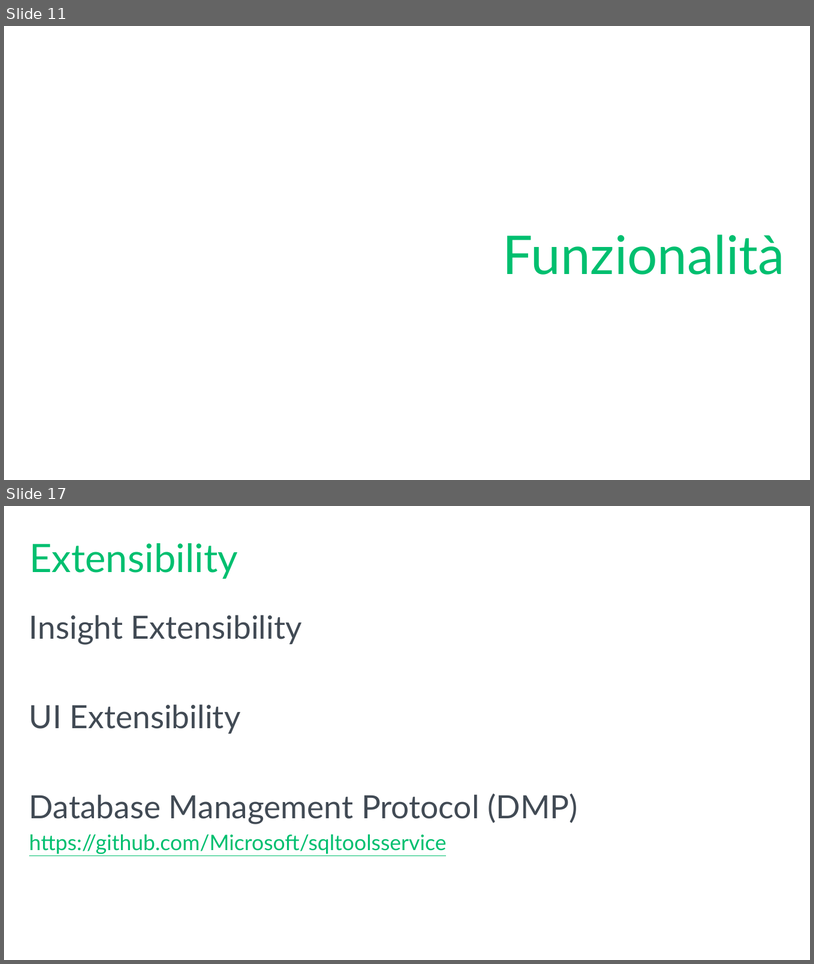
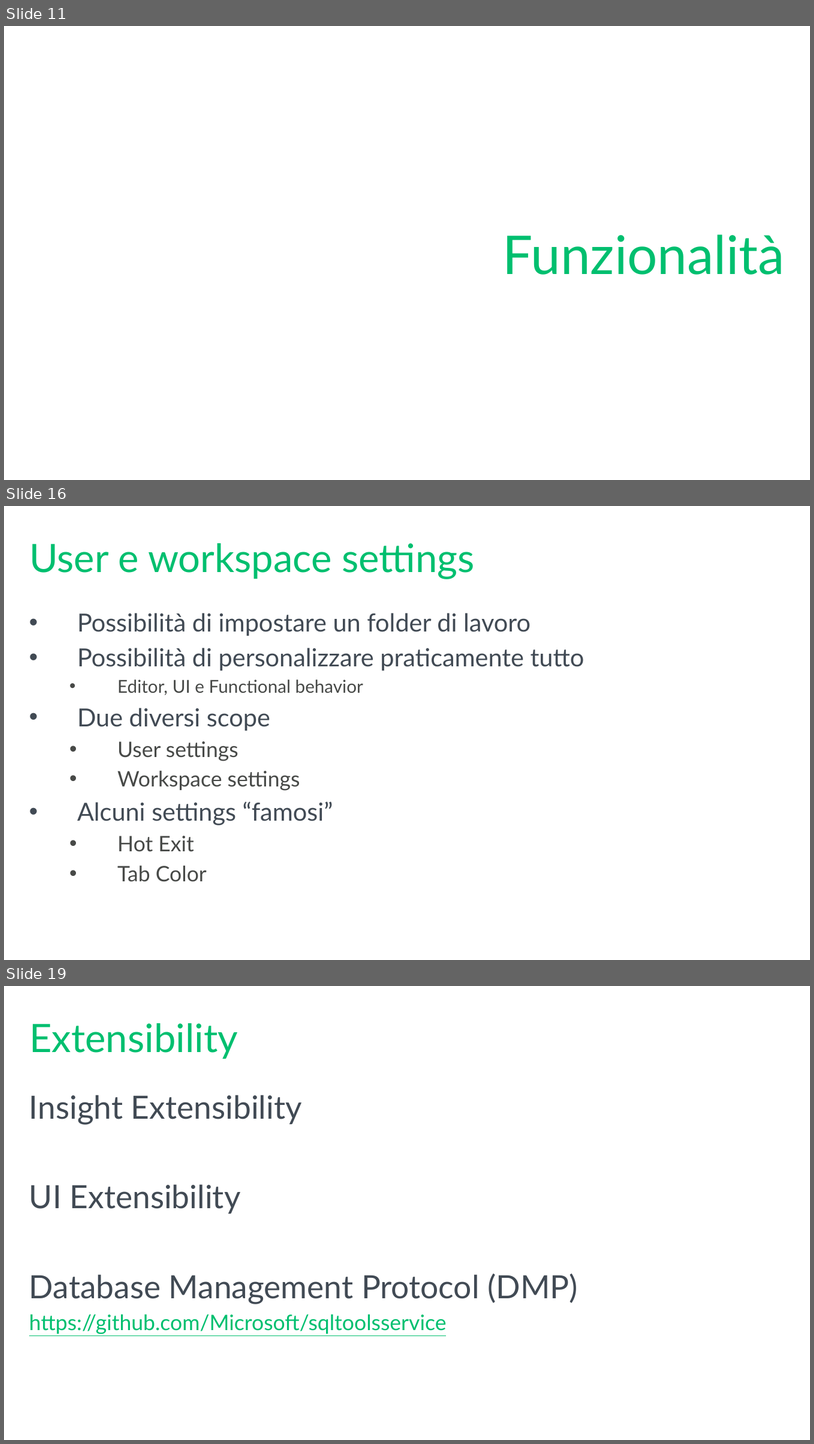
Before and after one commit to mrg3d/demo-opsstudio-repo, a slide deck: Introducing SQL Operations Studio.pptx. Shown one above the other, each under a label of ours: slides 11 and 17 before the commit, slides 11, 16 and 19 after it; the slides between them are not shown. The pictures are 814x964 and 814x1444 pixels, drawn with LibreOffice and Linux fonts; fonts in the diff are those of the drawing; background and template pictures are left out. Boxes give left, top, right and bottom in pixels: in the first picture for what was removed or moved away, otherwise in the second. Text is boxed around its words. In the diff, an @@ line names an element or a change of style, - is before the commit and + after.

```diff
--- a/Introducing SQL Operations Studio.pptx
+++ b/Introducing SQL Operations Studio.pptx
@@ slide 16 added at box(4, 506, 810, 960), background #FFFFFF @@
@@ title added at box(29, 543, 475, 579), 44 pt, text #00BF6F @@
+User e workspace settings
@@ text added at box(77, 613, 585, 882), 28 pt, text #414A54 @@
+• Possibilità di impostare un folder di lavoro
+• Possibilità di personalizzare praticamente tutto
+  • Editor, UI e Functional behavior
+• Due diversi scope
+  • User settings
+  • Workspace settings
+• Alcuni settings “famosi”
+  • Hot Exit
+  • Tab Color
@@ what was slide 17 is now slide 19 @@
```
Also in this commit, not shown: 7 slides changed, 3 other slides added, 2 slides removed.
